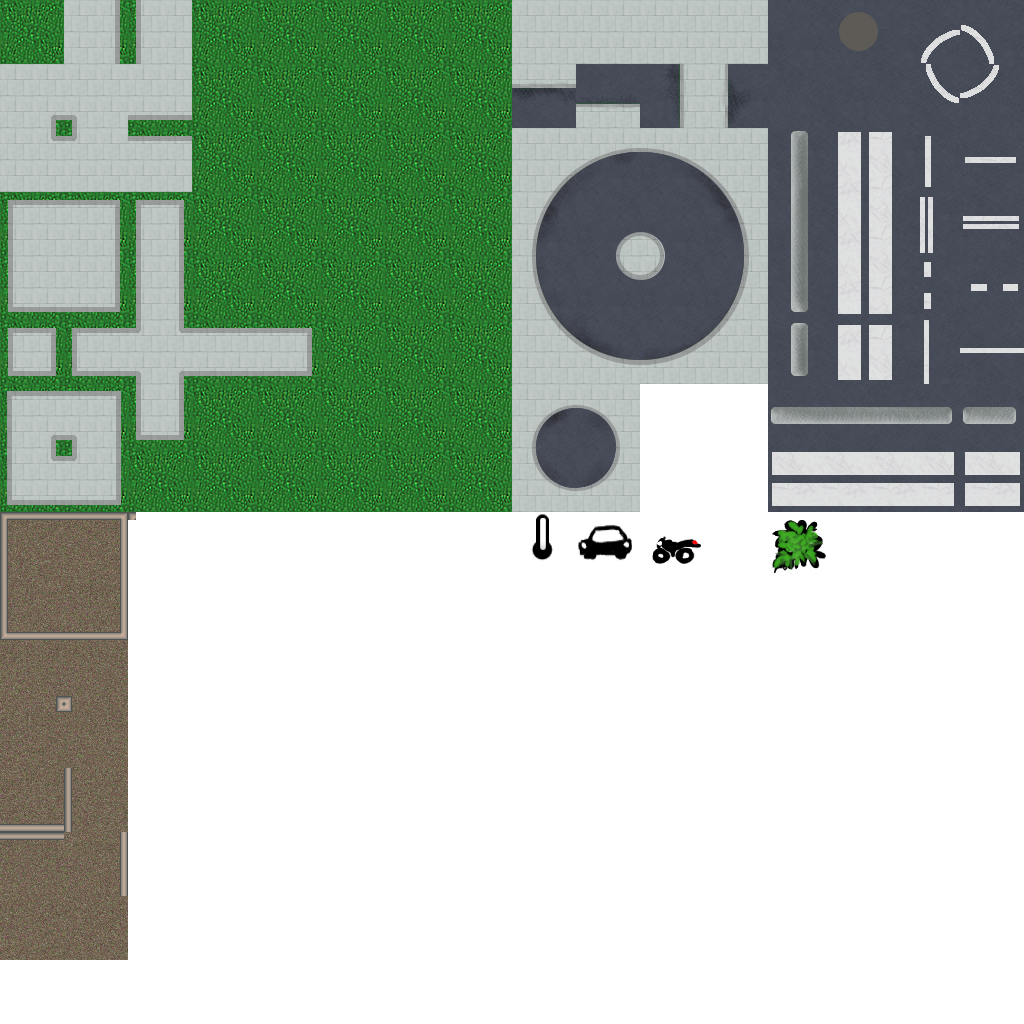
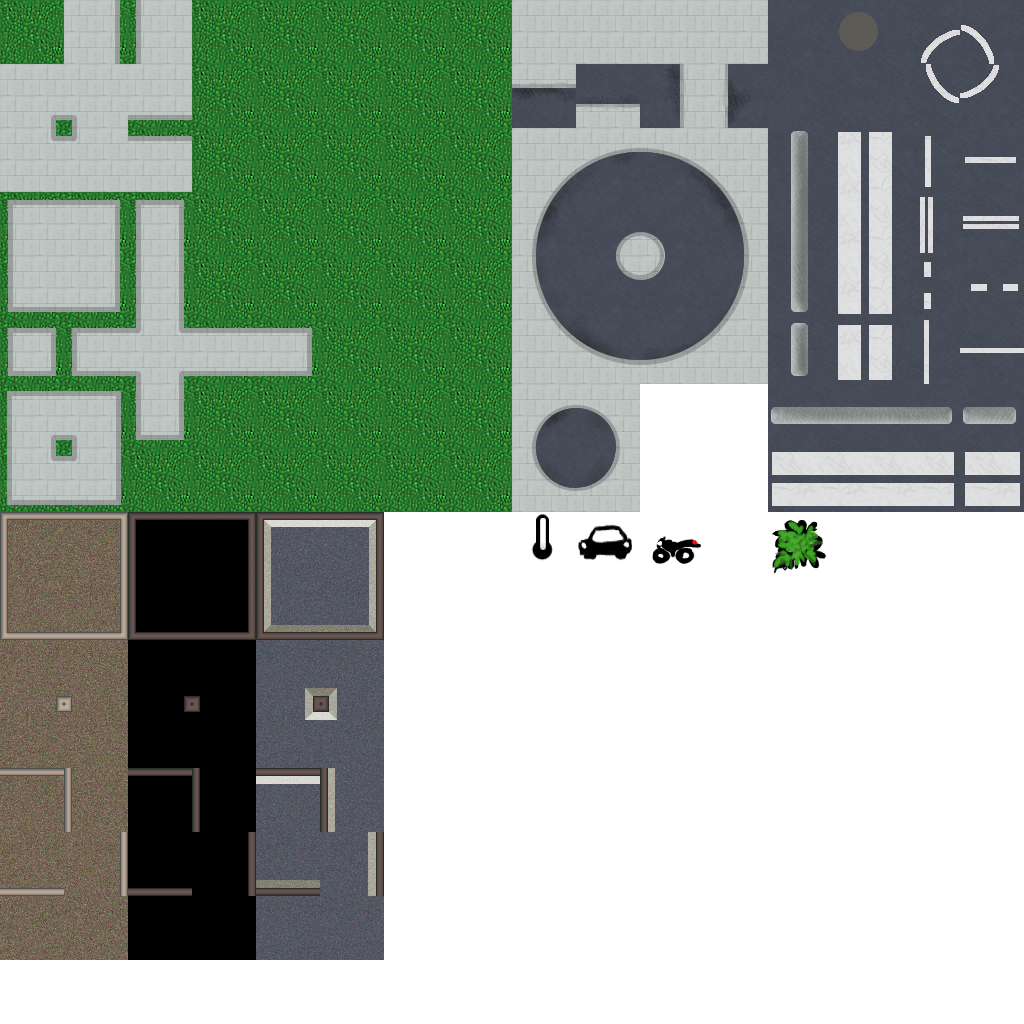
Layers edited between the first and the second 1024×1024 image:
painted on "Buildings" over [0, 512, 384, 960]
